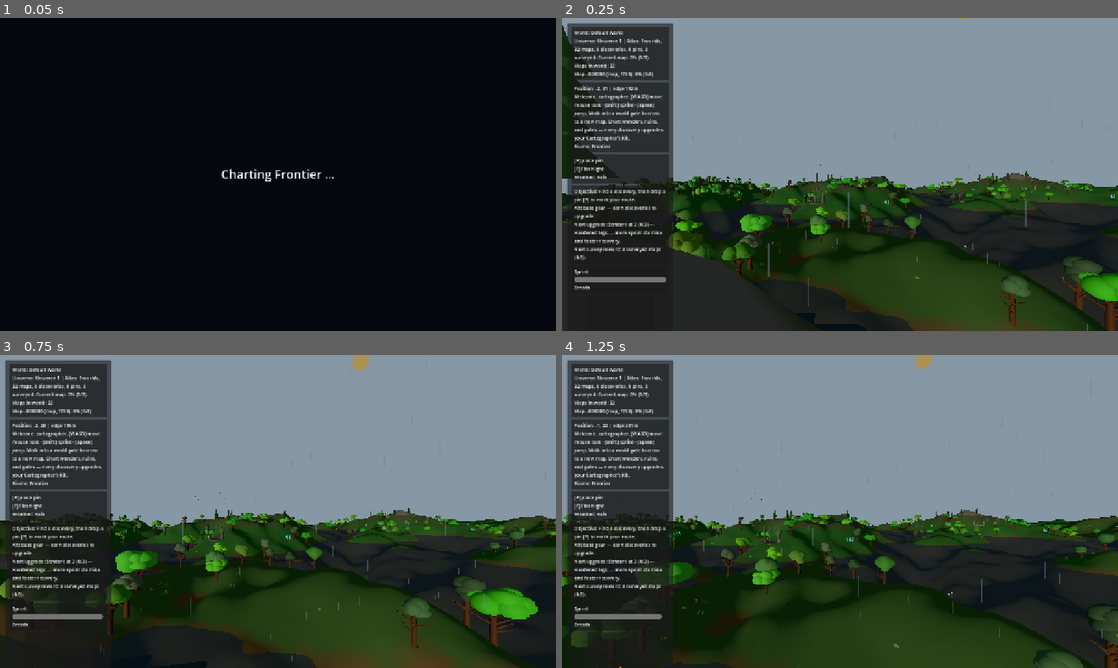
Above: before the commit, frames 1-4 (two rows, left to right).
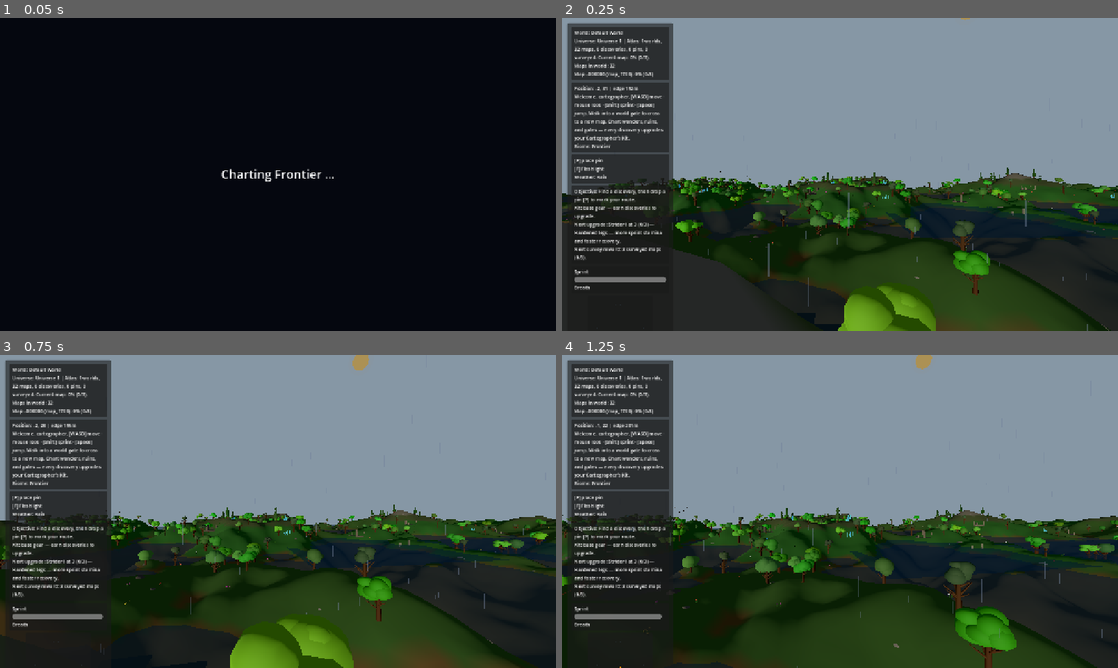
Above: after the commit, the same moments.

Repository: emkey1/Gatewalk
Game: Godot game, scene res://scenes/main.tscn
The game is run twice, just before and just after one commit, with the same random seed, the same clock (stepped at 60 frames per second) and the same inputs.
Inputs (mouse positions are in pixels of both pictures, inside the frame that each line leads up to):
- Up to frame 1 (0.05 s): no input
- Up to frame 2 (0.25 s): no input
- Up to frame 3 (0.75 s): tap Enter at 0.5 s; move the mouse to (305, 511) at 0.52 s; hold W (move_forward) from 0.53 s (still down); hold Shift (sprint) from 0.53 s (still down)
- Up to frame 4 (1.25 s): keep holding W (move_forward); keep holding Shift (sprint); tap Space (jump) at 0.77, 1.07 s

Frame 1 is identical in both runs. In frame 2, 10% of the frame differs, in the area x 0-100%, y 2-100%; in frame 3, 9.9%; in frame 4, 7.4%.

Commit message:
Water: elevated lakes at their own levels
Normal maps now carry 2-4 lakes sited on high ground, each a carved bowl with a raised lip that contains it and its OWN surface level above the sea (verified ~+4.8m). A local water plane per lake renders at that level, clipped to the basin by the terrain.

The player's water/drowning line now follows whatever body they're actually in (MapContext.water_level_at, applied each frame in Main), so you swim and drown at the correct height in an elevated tarn instead of only at the global sea line. River meander + drained cities from the prior commit are unchanged.

Deterministic (lakes seeded from world_seed); VALIDATION + INTEGRATION OK; verified 3 lakes -> 3 planes, elevated above sea, terrain bowl fills.

Co-Authored-By: Claude Opus 4.8 <noreply@anthropic.com>

Diff:
--- a/scripts/Main.gd
+++ b/scripts/Main.gd
@@ -274,6 +274,7 @@
 		_update_day_night_cycle()
 	_update_underwater_state()
 	_update_arctic_exposure()
+	_update_local_water_level()
 	_update_drowning()
 	_update_cave_darkness()
 	_update_bioscan()
@@ -3214,6 +3215,20 @@
 	player.set("sheltered", true)
 	last_discovery_text = "You nearly froze — recovered at a safe ridge. Warm up near gates and wonders."
 	_push_status_banner(last_discovery_text, 4200)
+
+
+# Normal maps can hold elevated lakes whose surface sits above the sea — keep the
+# player's water/drowning line at whatever body they're actually inside.
+func _update_local_water_level() -> void:
+	var player: CharacterBody3D = _get_player()
+	if player == null or player.get("water_level") == null:
+		return
+	if float(player.get("water_level")) < -50000.0:
+		return   # water disabled on this map (moon / arctic / ruined city)
+	var ctx: MapContext = _active_map_context()
+	if ctx == null:
+		return
+	player.set("water_level", ctx.water_level_at(player.global_position.x, player.global_position.z))
 
 
 # Running out of air below the surface ends in a gentle, fully recoverable
--- a/scripts/core/MapContext.gd
+++ b/scripts/core/MapContext.gd
@@ -40,8 +40,18 @@
 	noise.fractal_gain = 0.45
 
 
-# A few scattered lake basins so open ground reads as distinct ponds/lakes rather than
-# one uniform sheet wherever the noise happens to dip below the water line.
+# The bare land height (no river/lake carving) — used both for the terrain and to decide
+# where lakes sit.
+func _base_land_height(wx: float, wz: float) -> float:
+	var broad: float = noise.get_noise_2d(wx * 0.35 + 1200.0, wz * 0.35 - 800.0) * height_scale
+	var hills: float = noise.get_noise_2d(wx, wz) * 5.5
+	var details: float = noise.get_noise_2d(wx * 2.1 + 900.0, wz * 2.1 - 900.0) * 1.1
+	return broad + hills + details
+
+
+# Scattered lakes, each on high ground so its surface sits ABOVE the sea — distinct
+# bodies at their own levels, not one global sheet. Each is a carved bowl with a raised
+# lip that contains it, plus a stored surface level for the local water plane.
 func _setup_lakes() -> void:
 	_lakes = []
 	if map_type != WorldGraph.MAP_NORMAL:
@@ -50,25 +60,49 @@
 	var n: int = lr.randi_range(2, 4)
 	var half: float = world_half_size() * 0.72
 	for k in range(n):
+		# Pick the most elevated of several candidates so the lake reads as a high tarn.
+		var bx: float = 0.0
+		var bz: float = 0.0
+		var bh: float = -1.0e9
+		for c in range(6):
+			var cxx: float = lr.randf_range(-half, half)
+			var czz: float = lr.randf_range(-half, half)
+			var hh: float = _base_land_height(cxx, czz)
+			if hh > bh:
+				bh = hh
+				bx = cxx
+				bz = czz
 		_lakes.append({
-			"x": lr.randf_range(-half, half),
-			"z": lr.randf_range(-half, half),
-			"r": lr.randf_range(22.0, 40.0),
-			"depth": lr.randf_range(7.0, 13.0),
+			"x": bx, "z": bz,
+			"r": lr.randf_range(20.0, 34.0),
+			"depth": lr.randf_range(9.0, 14.0),
+			"rim": lr.randf_range(1.5, 2.5),
+			"level": bh - lr.randf_range(1.0, 2.0),   # surface just below the local ground
 		})
 
 
-# Smooth bowl depth at a point (0 outside every lake), subtracted from the land so the
-# water plane pools into it.
+# Net land offset from every lake at a point: a bowl (lowers the centre) plus a raised
+# lip around the rim so the pool is contained and clips cleanly.
 func _lake_carve(wx: float, wz: float) -> float:
 	var c: float = 0.0
 	for lake in _lakes:
 		var r: float = lake["r"]
 		var d: float = Vector2(wx - float(lake["x"]), wz - float(lake["z"])).length()
 		if d < r:
-			var t: float = 1.0 - d / r
-			c = maxf(c, smoothstep(0.0, 1.0, t) * float(lake["depth"]))
+			c += smoothstep(0.0, 1.0, 1.0 - d / r) * float(lake["depth"])
+		var lip: float = 1.0 - clampf(absf(d - r) / (r * 0.22), 0.0, 1.0)
+		c -= lip * float(lake["rim"])
 	return c
+
+
+# The water surface height at a point: the global sea, raised to a lake's own level
+# wherever the point falls inside that lake (so you swim/drown at the right height).
+func water_level_at(wx: float, wz: float) -> float:
+	var lvl: float = water_level
+	for lake in _lakes:
+		if Vector2(wx - float(lake["x"]), wz - float(lake["z"])).length() < float(lake["r"]):
+			lvl = maxf(lvl, float(lake["level"]))
+	return lvl
 
 
 func effective_grid_size() -> int:
@@ -200,12 +234,9 @@
 			best_height = max(best_height, 19.0 - (1.0 - center_rim) * 2.0 + noise.get_noise_2d(wx * 0.30 + 2200.0, wz * 0.30 - 1700.0) * 0.55)
 		return best_height
 
-	var broad: float = noise.get_noise_2d(wx * 0.35 + 1200.0, wz * 0.35 - 800.0) * height_scale
-	var hills: float = noise.get_noise_2d(wx, wz) * 5.5
-	var details: float = noise.get_noise_2d(wx * 2.1 + 900.0, wz * 2.1 - 900.0) * 1.1
 	var river_dist: float = river_distance(wx, wz)
 	var river_carve: float = _smooth_falloff(river_dist, 0.0, 16.0) * 5.5
-	var height: float = broad + hills + details - river_carve - _lake_carve(wx, wz)
+	var height: float = _base_land_height(wx, wz) - river_carve - _lake_carve(wx, wz)
 
 	if river_dist < 6.0:
 		height = min(height, water_level - 0.45 + abs(river_dist) * 0.05)
--- a/scripts/core/MapGenerator.gd
+++ b/scripts/core/MapGenerator.gd
@@ -72,6 +72,7 @@
 		_create_world_bounds()
 		_place_rivers()
 		_create_water()
+		_create_lakes()
 
 		if map_type == WorldGraph.MAP_MOON:
 			_create_moon_sky()
@@ -854,6 +855,34 @@
 	generated_root.add_child(water_collision)
 
 
+# A local water plane per elevated lake, at the lake's own surface level. The terrain
+# (carved bowl + raised lip) clips it to the basin, so each reads as a distinct tarn
+# sitting above the sea.
+func _create_lakes() -> void:
+	if map_type != WorldGraph.MAP_NORMAL:
+		return
+	var ctx := _ensure_context()
+	var idx: int = 0
+	for lake in ctx._lakes:
+		var r: float = float(lake["r"])
+		var water := MeshInstance3D.new()
+		water.name = "LakeWater%d" % idx
+		idx += 1
+		var mesh := PlaneMesh.new()
+		mesh.size = Vector2(r * 2.3, r * 2.3)
+		mesh.subdivide_width = 16
+		mesh.subdivide_depth = 16
+		water.mesh = mesh
+		water.position = Vector3(float(lake["x"]), float(lake["level"]), float(lake["z"]))
+		var mat := ShaderMaterial.new()
+		mat.shader = _water_shader()
+		mat.set_shader_parameter("shallow_color", Color(0.10, 0.36, 0.56, 0.38))
+		mat.set_shader_parameter("deep_color", Color(0.03, 0.18, 0.36, 0.48))
+		mat.set_shader_parameter("alpha_boost", 0.04)
+		water.material_override = mat
+		generated_root.add_child(water)
+
+
 func _create_sky_clouds() -> void:
 	if map_type == WorldGraph.MAP_MOON or map_type == WorldGraph.MAP_CAVE:
 		return
